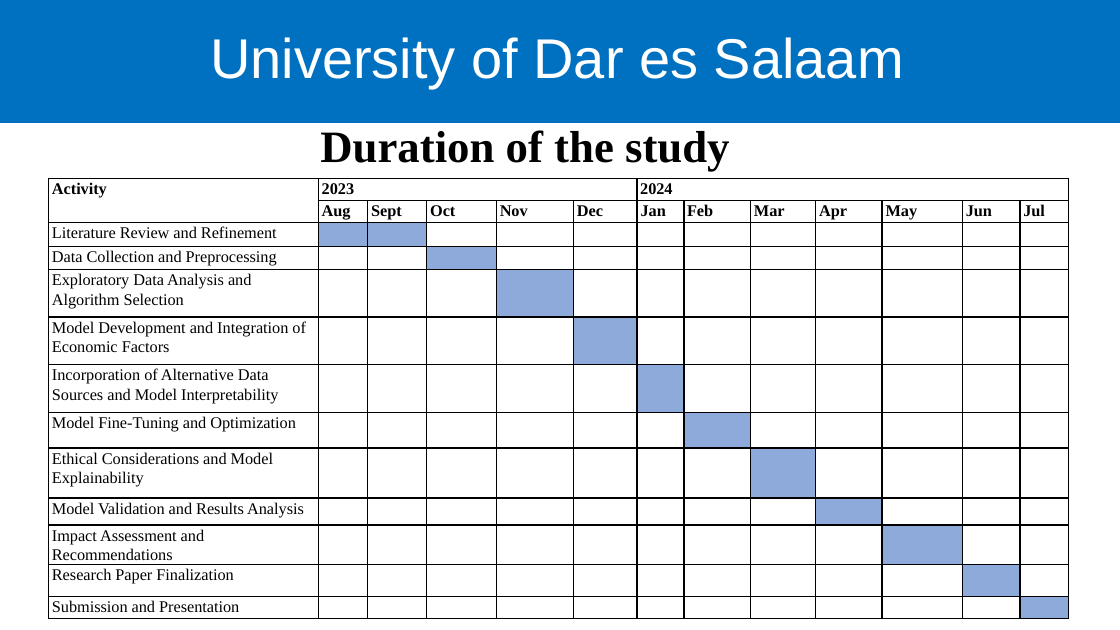
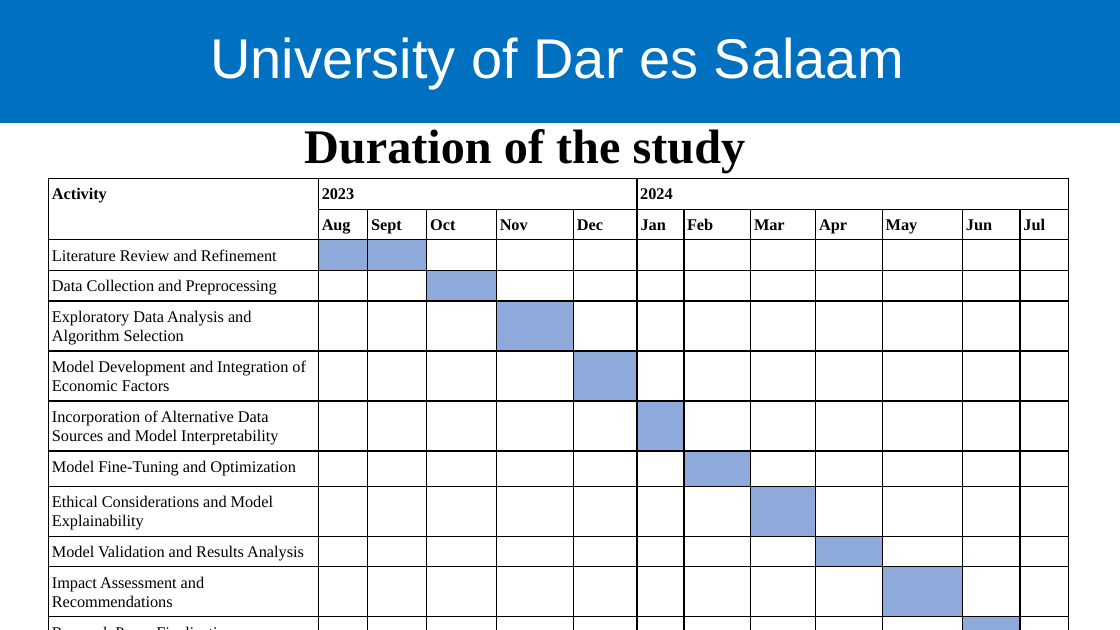
Before and after one commit to nkutigwa/Research_Proposal_Tracking, a slide deck: slide 18 of PROPOSAL.pptx. Drawn at 1120x630 pixels with LibreOffice and Linux fonts; fonts in the diff are those of the drawing; background and template pictures are left out. Boxes give left, top, right and bottom in pixels: in the first picture for what was removed or moved away, otherwise in the second. Text is boxed around its words. In the diff, an @@ line names an element or a change of style, - is before the commit and + after.

Commit message:
change title in the ppt file

```diff
--- a/PROPOSAL.pptx
+++ b/PROPOSAL.pptx
@@ title "Duration of the study" at box(304, 129, 746, 173): size 28.8 to 31 pt @@
@@ table at box(48, 178, 1067, 615) @@
@@ borders changed @@
```
Also in this commit, not shown: 9 other slides changed, 1 other file.
